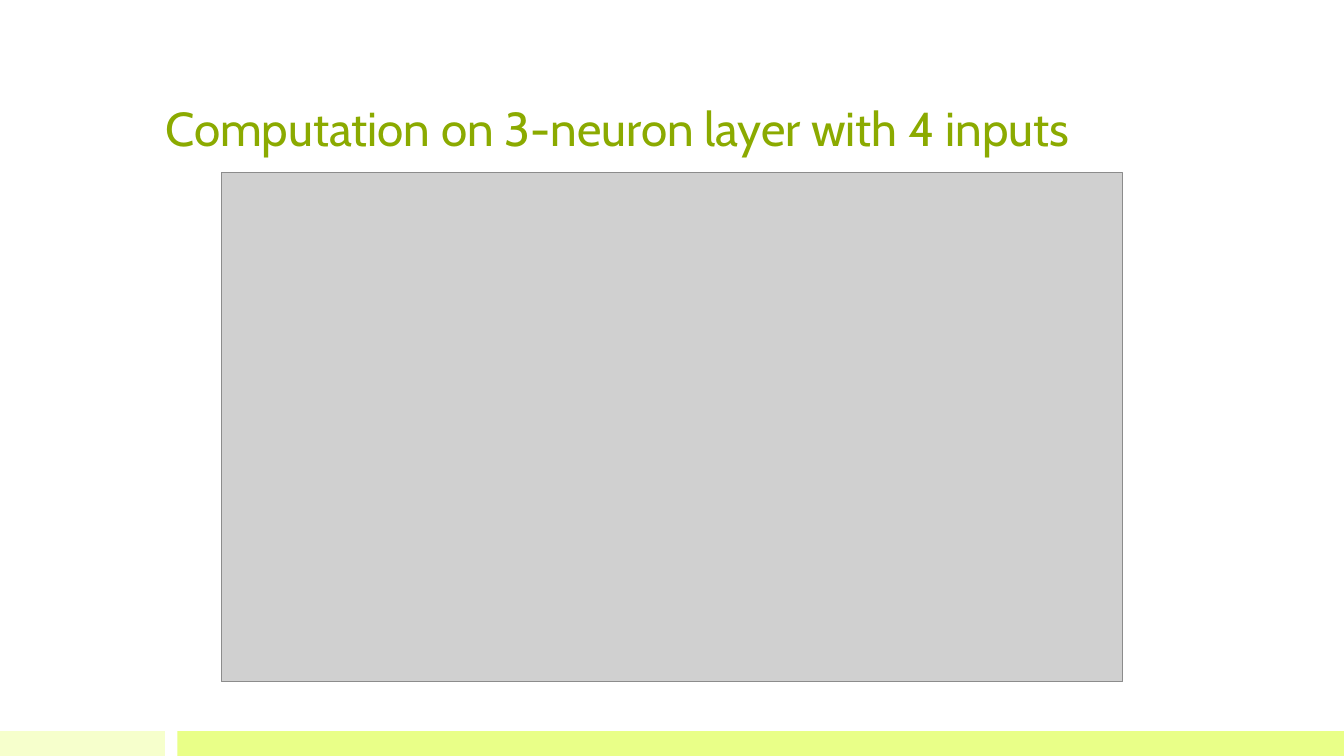
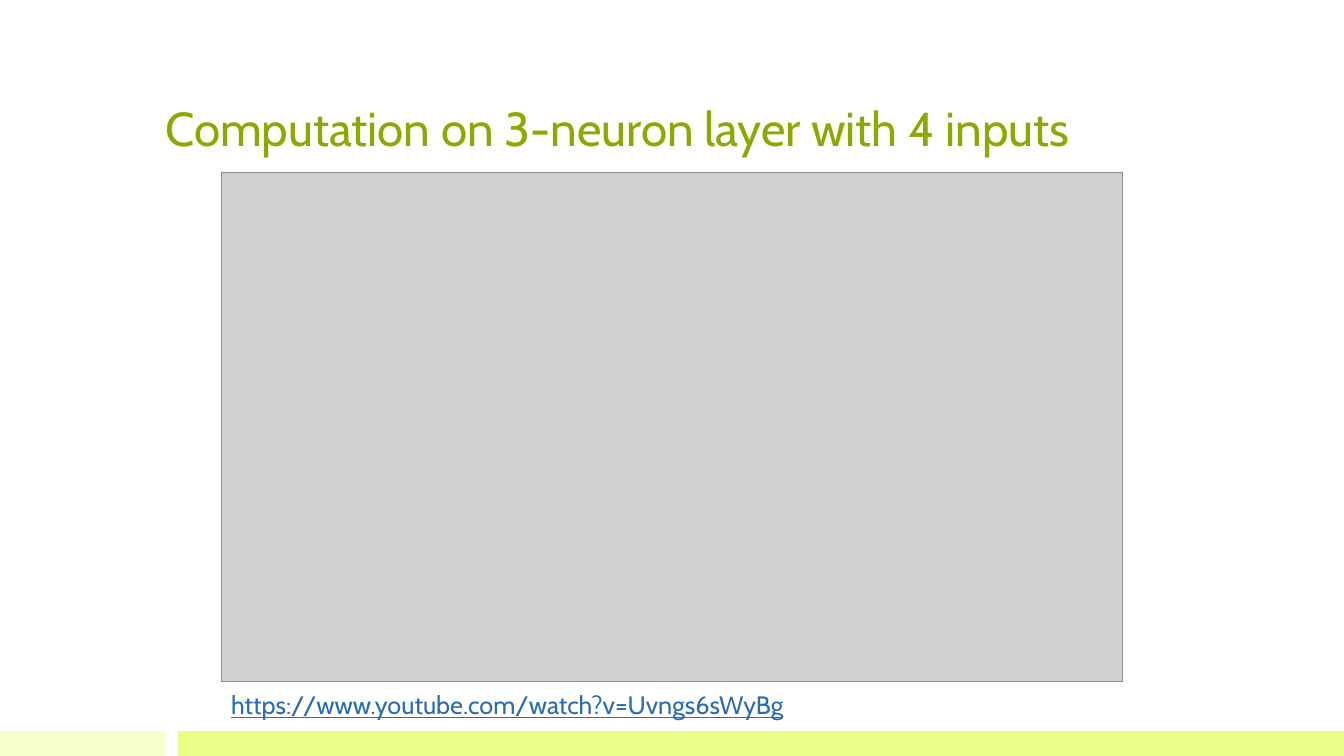
Before and after one commit to bioinfo-kaust/gfm-workshop, a slide deck: slide 11 of lecture_slides/2.day1_after_lunch/lecture_2_huggingface.pptx. Drawn at 1344x756 pixels with LibreOffice and Linux fonts; fonts in the diff are those of the drawing; grey boxes stand for pictures. Boxes give left, top, right and bottom in pixels: in the first picture for what was removed or moved away, otherwise in the second. Text is boxed around its words. In the diff, an @@ line names an element or a change of style, - is before the commit and + after.

Commit message:
Add embedding layer section to encoding notebook and update lecture slides
- Add Part 2.5: Embedding Layer section bridging tokenization and models
- Include practical demo of nn.Embedding with shape transformation
- Show how to inspect real model's embedding layer (DNABERT-2)
- Update summary with complete pipeline diagram
- Update lecture slides for Day 1

```diff
--- a/lecture_slides/2.day1_after_lunch/lecture_2_huggingface.pptx
+++ b/lecture_slides/2.day1_after_lunch/lecture_2_huggingface.pptx
@@ text added at [231,695,783,721], 18 pt, text #2A6CB2, underline @@
+https://www.youtube.com/watch?v=Uvngs6sWyBg
```
Also in this commit, not shown: 12 other slides changed, 1 slide added, 3 other files.
